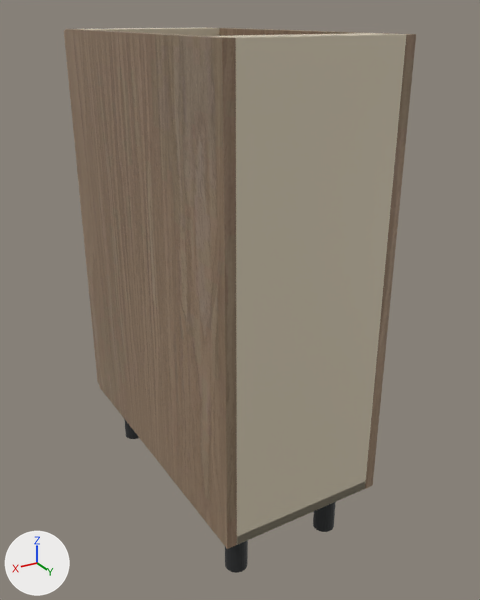
A saved change to the glTF model storefront/public/cabinet-inventory/models/oppein-ply-mnw-bsr12.glb.
Both versions are drawn from a camera (50 mm lens) standing at (0.711, 0.716, 0.901) and looking at (0.12, -0.269, 0.409). Lighting does not change. The marker at lower left points along +X, +Y and +Z. The older version comes first. Where no turn or scale is listed for an object, it has been applied to the vertices.

Script lines for the objects in view, before the commit:
```python
ob_adjustable_foot_002 = bpy.data.objects.new('Adjustable foot.002', me_cylinder_002)
ob_adjustable_foot_002.location = (0.25, -0.065, 0.057)
ob_cabinet_back = bpy.data.objects.new('Cabinet back', me_cube_002)
ob_cabinet_back.location = (0.152, -0.006, 0.495)
ob_cabinet_bottom = bpy.data.objects.new('Cabinet bottom', me_cube_003)
ob_cabinet_bottom.location = (0.152, -0.293, 0.123)
ob_cabinet_side = bpy.data.objects.new('Cabinet side', me_cube)
ob_cabinet_side.location = (0.009, -0.293, 0.495)
ob_cabinet_side_001 = bpy.data.objects.new('Cabinet side.001', me_cube_001)
ob_cabinet_side_001.location = (0.296, -0.293, 0.495)
ob_top_support_rail = bpy.data.objects.new('Top support rail', me_cube_004)
ob_top_support_rail.location = (0.152, -0.04, 0.867)
ob_top_support_rail_001 = bpy.data.objects.new('Top support rail.001', me_cube_005)
ob_top_support_rail_001.location = (0.152, -0.551, 0.867)
```
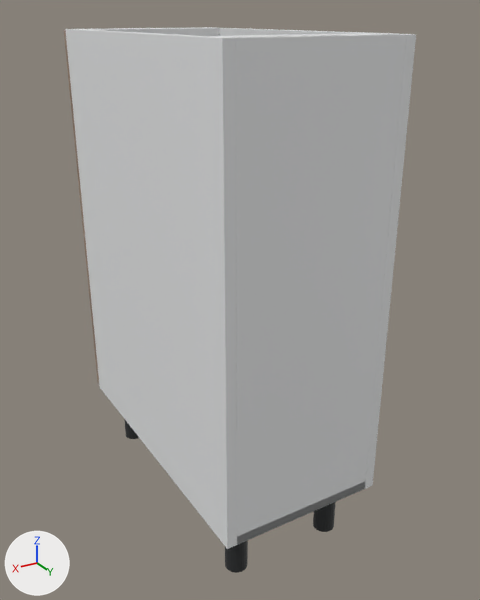
Pixel boxes [x1, y1, x2, y2] of what changed, in the pictures (480 x 600 px):
```json
{"object": "Cabinet back", "change": "recoloured", "before": [233, 34, 406, 544], "after": [233, 34, 406, 544], "on screen": "beige to white"}
{"object": "Cabinet side.001", "change": "recoloured", "before": [65, 29, 237, 549], "after": [65, 29, 237, 549], "on screen": "brown to white"}
{"object": "Cabinet side", "change": "recoloured", "before": [205, 27, 416, 489], "after": [205, 27, 416, 489]}
{"object": "Cabinet bottom", "change": "recoloured", "before": [237, 482, 365, 545], "after": [237, 482, 365, 545]}
{"object": "Top support rail.001", "change": "recoloured", "before": [86, 28, 220, 36], "after": [86, 28, 220, 36], "on screen": "beige to white"}
{"object": "Top support rail", "change": "recoloured", "before": [214, 33, 391, 38], "after": [214, 33, 391, 38], "on screen": "beige to white"}
```

Scene script edits in JSON lines:
```json
{"op": "add", "block": "mat_white_cabinet_carcass", "code": ["mat_white_cabinet_carcass = principled_material('White cabinet carcass')", "mat_white_cabinet_carcass.base_color = (0.82, 0.83, 0.835)  # white #eaebec", "mat_white_cabinet_carcass.roughness = 0.48"]}
{"block": "me_cube_002", "where": "me_cube_002.from_pydata(...)  # 56 vertices, 108 faces; spans x -0.134..0.134, y -0.006..0.006, z -0.381..0.381"}
{"op": "remove", "block": "me_cube_002", "code": "me_cube_002.materials.append(mat_cabinet_interior___visual_interpretation)  # beige #daceb6"}
{"op": "add", "block": "me_cube_002", "code": "me_cube_002.materials.append(mat_white_cabinet_carcass)  # white #eaebec"}
{"block": "me_cube_003", "where": "me_cube_003.from_pydata(...)  # 56 vertices, 108 faces; spans x -0.134..0.134, y -0.293..0.293, z -0.009..0.009"}
{"op": "remove", "block": "me_cube_003", "code": "me_cube_003.materials.append(mat_cabinet_interior___visual_interpretation)  # beige #daceb6"}
{"op": "add", "block": "me_cube_003", "code": "me_cube_003.materials.append(mat_white_cabinet_carcass)  # white #eaebec"}
{"block": "me_cube", "where": "me_cube.from_pydata(...)  # 56 vertices, 108 faces; spans x -0.009..0.009, y -0.293..0.293, z -0.381..0.381"}
{"op": "remove", "block": "me_cube", "code": "me_cube.materials.append(mat_supplier_finish___natural_wood)  # picture img_oak"}
{"op": "add", "block": "me_cube", "code": "me_cube.materials.append(mat_white_cabinet_carcass)  # white #eaebec"}
{"block": "me_cube_001", "where": "me_cube_001.from_pydata(...)  # 56 vertices, 108 faces; spans x -0.009..0.009, y -0.293..0.293, z -0.381..0.381"}
{"op": "remove", "block": "me_cube_001", "code": "me_cube_001.materials.append(mat_supplier_finish___natural_wood)  # picture img_oak"}
{"op": "add", "block": "me_cube_001", "code": "me_cube_001.materials.append(mat_white_cabinet_carcass)  # white #eaebec"}
{"block": "me_cube_004", "where": "me_cube_004.from_pydata(...)  # 56 vertices, 108 faces; spans x -0.134..0.134, y -0.035..0.035, z -0.009..0.009"}
{"op": "remove", "block": "me_cube_004", "code": "me_cube_004.materials.append(mat_cabinet_interior___visual_interpretation)  # beige #daceb6"}
{"op": "add", "block": "me_cube_004", "code": "me_cube_004.materials.append(mat_white_cabinet_carcass)  # white #eaebec"}
{"block": "me_cube_005", "where": "me_cube_005.from_pydata(...)  # 56 vertices, 108 faces; spans x -0.134..0.134, y -0.035..0.035, z -0.009..0.009"}
{"op": "remove", "block": "me_cube_005", "code": "me_cube_005.materials.append(mat_cabinet_interior___visual_interpretation)  # beige #daceb6"}
{"op": "add", "block": "me_cube_005", "code": "me_cube_005.materials.append(mat_white_cabinet_carcass)  # white #eaebec"}
```
